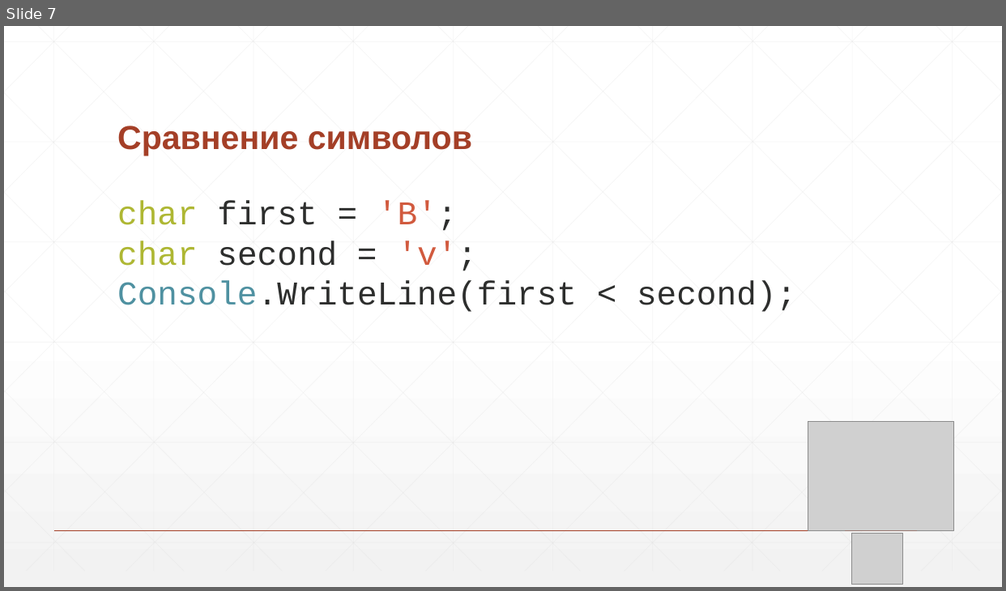
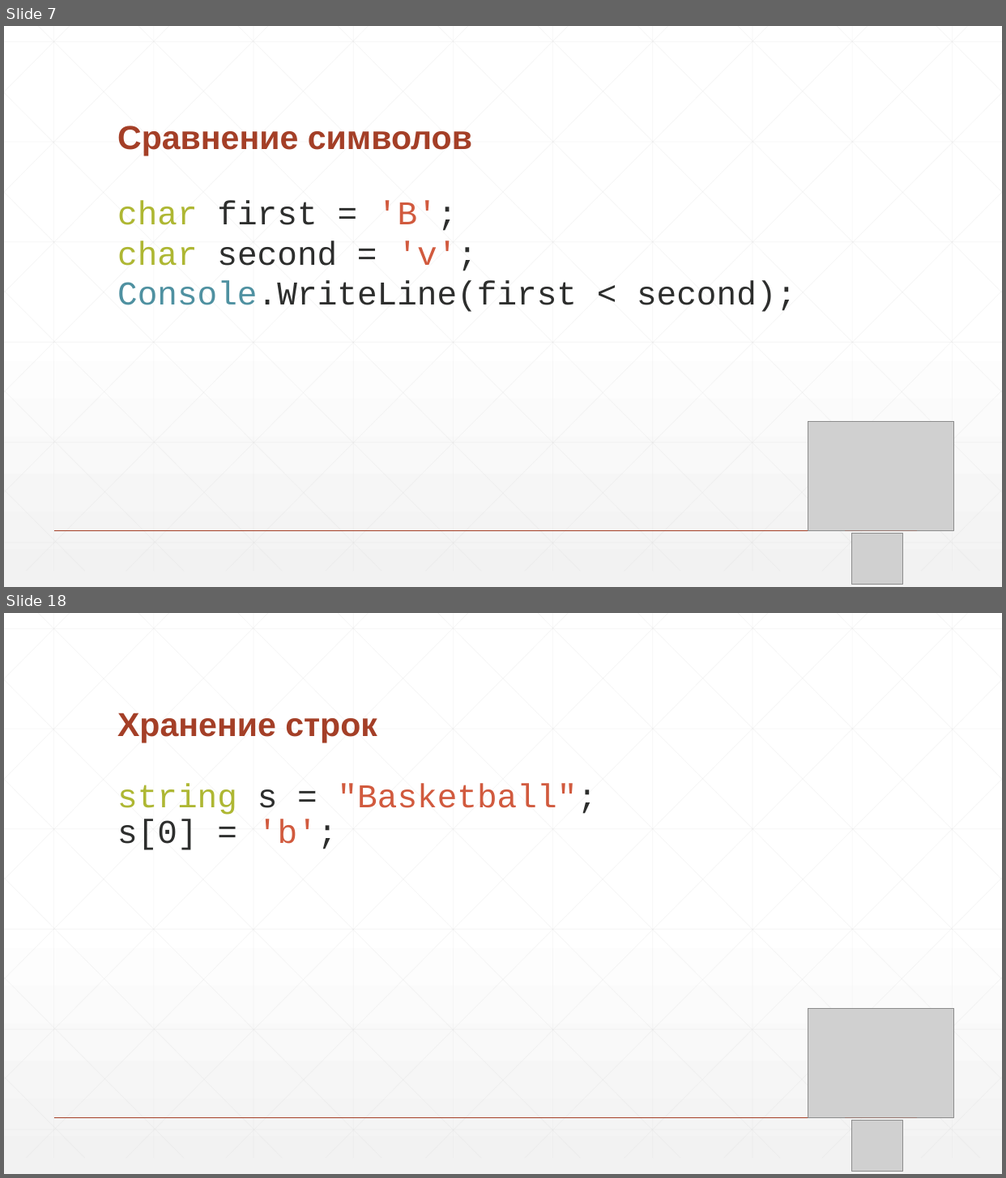
Before and after one commit to nVinz/CSharp-Course, a slide deck: 5 - Строки и символы.pptx. Shown one above the other, each under a label of ours: slide 7 before the commit, slides 7 and 18 after it; the slides between them are not shown. The pictures are 1006x591 and 1006x1178 pixels, drawn with LibreOffice and Linux fonts; fonts in the diff are those of the drawing; grey boxes stand for pictures. Boxes give left, top, right and bottom in pixels: in the first picture for what was removed or moved away, otherwise in the second. Text is boxed around its words. In the diff, an @@ line names an element or a change of style, - is before the commit and + after.

```diff
--- a/5 - Строки и символы.pptx
+++ b/5 - Строки и символы.pptx
@@ slide 18 added at bbox=[4, 613, 1002, 1174], background gradient #FFFFFF to #F2F2F2; not listed: 47 template elements that a slide beside it also shows @@
@@ title added at bbox=[117, 713, 377, 743], 32 pt, text #A43F27, bold @@
+Хранение строк
@@ text added at bbox=[117, 783, 598, 850], 32 pt, text #D15A3E @@
+string s = "Basketball";
+s[0] = 'b';
@@ picture added at bbox=[808, 1009, 953, 1118] @@
@@ picture added at bbox=[851, 1121, 902, 1171] @@
```
Also in this commit, not shown: 24 other slides added, 27 slides removed, 3 other files.
